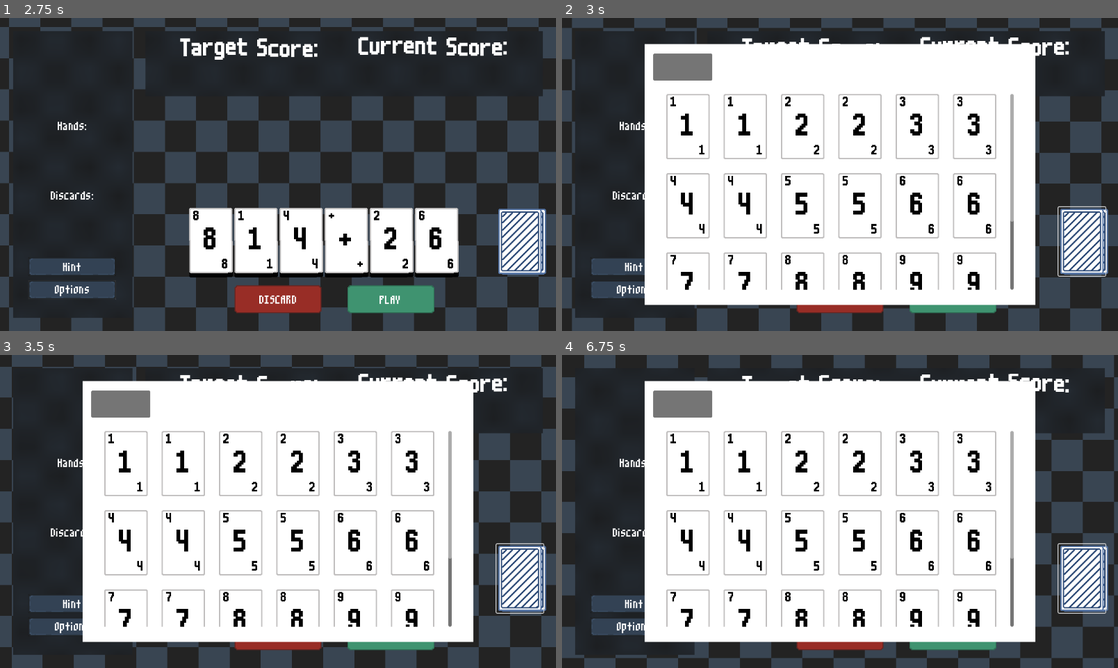
Above: before the commit, frames 1-4 (two rows, left to right).
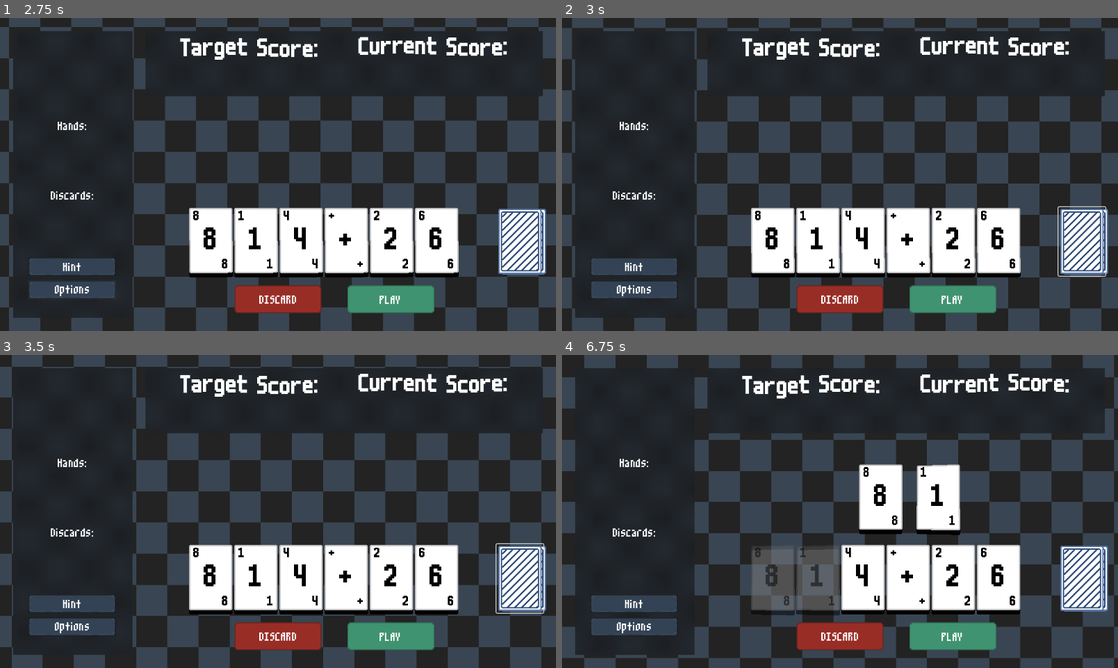
Above: after the commit, the same moments.

Repository: hd2802/stack-demon
Game: Godot game, scene res://_Scenes/Level/level.tscn
Same seed, same stepped clock (60 frames per second), same inputs: the game is played once before the commit and once after it. This scene is started directly instead of the project's main scene.
Inputs (mouse positions are in pixels of both pictures, inside the frame that each line leads up to):
- Up to frame 1 (2.75 s): click "DISCARD" at 0.5 s; click (72, 265) at 1.25 s; click (72, 290) at 2 s
- Up to frame 2 (3 s): click (1084, 240) at 2.75 s
- Up to frame 3 (3.5 s): no input
- Up to frame 4 (6.75 s): click "PLAY" at 3.5 s; click "PLAY" at 4.25 s; click (773, 577) at 5 s; click (773, 577) at 5.77 s; click (817, 577) at 6.52 s

Frame 1 is identical in both runs. In frame 2, 51% of the frame differs, in the area x 14-86%, y 8-92%; in frame 3, 51%; in frame 4, 51%, in the area x 14-98%, y 8-92%.

Commit message:
feat: add multiplier feature if expression is valid

Diff:
--- a/_Scripts/Calculator/calculator.gd
+++ b/_Scripts/Calculator/calculator.gd
@@ -1,81 +1,67 @@
 extends Node
 class_name Calculator
 
+var stack: Array[String]
+
+var _multiplier: int = 1
+var _is_complex: bool = false
+
 signal expression_validity(multiplier: int, is_complex: bool)
-
-var stack: Array[String]
 
 func _ready() -> void:
 	pass
 
 func _on_hand_played(cards_played: Array[Card]) -> int:
 	stack.clear()
-
 	for card in cards_played:
 		stack.push_back(card.card_data.text)
 
-	var sc = evaluate()
-	return sc
+	var is_valid = is_valid_expression()
+	var operator_count = count_operators()
+
+	# Multiplier logic
+	if !is_valid or len(stack) == 1:
+		_multiplier = 1
+	elif operator_count == 1:
+		_multiplier = 2
+	elif operator_count > 1:
+		_multiplier = 3
+	else:
+		_multiplier = 1
+
+	_is_complex = operator_count > 1
+
+
+	expression_validity.emit(_multiplier, _is_complex)
+
+	return evaluate()
 
 func evaluate() -> int:
-	var is_complex = is_complex_expression()
+	if !is_valid_expression() or len(stack) == 1:
+		var max_card_value = 0
+		for card in stack:
+			if int(card) > max_card_value:
+				max_card_value = int(card)
+		stack.clear()
+		return max_card_value
+	else:
+		# Evaluate valid expressions
+		while len(stack) >= 3:
+			var operation = stack.pop_back()
+			var operand1 = int(stack.pop_back())
+			var operand2 = int(stack.pop_back())
+			stack.push_back(str(calculate(operation, operand1, operand2)))
 
-	if !is_valid_expression():
-		expression_validity.emit(1, is_complex)
-		var max_value = 0
-		for card in stack:
-			var value = int(card)
-			if value > max_value:
-				max_value = value
-		stack.clear()
-		return max_value
-	else:
-		expression_validity.emit(2 if !is_complex else 3, is_complex)
+		# Return the final result
+		return int(stack[0])
 
-		if len(stack) >= 3:
-			while len(stack) >= 3:
-				var operation = stack.pop_back()
-				var operand1 = stack.pop_back()
-				var operand2 = stack.pop_back()
-				var result = calculate(operation, int(operand1), int(operand2))
-				stack.push_back(str(result))
-
-			return int(stack.pop_back())
-		else:
-			var max_value = 0
-			for card in stack:
-				var value = int(card)
-				if value > max_value:
-					max_value = value
-			stack.clear()
-			return max_value
-
-# Helper functions ------------------------------------------------------
-func is_operation(value: String) -> bool:
-	return value in ["+", "/", "X", "^", "-"]
-
-func is_valid_expression() -> bool:
-	var operand_count = 0
-
+# Helper function to count operators in the stack
+func count_operators() -> int:
+	var count = 0
 	for token in stack:
 		if is_operation(token):
-			if operand_count < 2:
-				return false
-			operand_count -= 1
-		else:
-			operand_count += 1
-
-	return operand_count == 1
-
-func is_complex_expression() -> bool:
-	# Count how many operations are in the stack
-	var operator_count = 0
-
-	for token in stack:
-		if is_operation(token):
-			operator_count += 1
-
-	return operator_count >= 2
+			count += 1
+	return count
 
 func calculate(operation: String, operand1: int, operand2: int) -> int:
 	match operation:
@@ -91,3 +77,17 @@
 			return int(pow(operand1, operand2))
 		_:
 			return 0
+
+func is_operation(value: String) -> bool:
+	return value in ["+", "-", "X", "/", "^"]
+
+func is_valid_expression() -> bool:
+	var operand_count = 0
+	for token in stack:
+		if !is_operation(token):
+			operand_count += 1
+		elif operand_count >= 2:
+			operand_count -= 1
+		else:
+			return false
+	return operand_count == 1
--- a/_Scripts/Level/GameLogic/play_area.gd
+++ b/_Scripts/Level/GameLogic/play_area.gd
@@ -1,33 +1,34 @@
 extends Control
 class_name PlayArea
 
-var hand : HBoxContainer
-var e_zone : HBoxContainer
+var hand: HBoxContainer
+var e_zone: HBoxContainer
 
-var card_positions : Dictionary = {}
-var ghost_cards : Dictionary = {}
+var card_positions: Dictionary = {}
+var ghost_cards: Dictionary = {}
 
-var current_hand : Array[Card]
-var selected_card : Card
+var current_hand: Array[Card]
+var selected_card: Card
 
-var selected_cards : Array[Card] = []
+var selected_cards: Array[Card] = []
 
-var calculator : Calculator
+var calculator: Calculator
 
 const HAND_SIZE = 6
 
 signal hand_discarded()
-signal scored(sc : int)
+signal scored(sc: int, multiplier: int, is_complex: bool)
 
-var cards_added : int = 0
+var cards_added: int = 0
 
 func _ready():
-
 	hand = self.get_node("Hand")
 	e_zone = self.get_node("EvaluationZone")
 	await draw_initial_cards()
 
+	# Initialize the calculator
 	calculator = Calculator.new()
+	calculator.expression_validity.connect(_on_expression_validity)  # Connect signal
 
 func draw_initial_cards():
 	for i in range(0, HAND_SIZE):
@@ -38,7 +39,7 @@
 
 func add_card():
 	var card_id = _DeckManager.draw_card()
-	var new_card : Card = load("res://_Scenes/Card/card.tscn").instantiate()
+	var new_card: Card = load("res://_Scenes/Card/card.tscn").instantiate()
 
 	new_card.createCard(card_id)
 	new_card.clicked.connect(_on_card_clicked)
@@ -62,9 +63,7 @@
 
 # -----------------------------------------------------------------------------
 
-
 func _on_card_clicked(card: Card):
-	# if the EXACT card is already in the list of selected cards
 	if selected_cards.has(card):
 		selected_cards.erase(card)
 	else:
@@ -74,7 +73,7 @@
 		else:
 			move_card_back_to_hand(card)
 
-func move_card_to_e_zone(card : Card) -> void:
+func move_card_to_e_zone(card: Card) -> void:
 	var original_index = hand.get_children().find(card)
 	card_positions[card] = original_index
 
@@ -126,48 +125,45 @@
 
 func _on_play_card_button_pressed() -> void:
 	if !selected_cards:
-		pass
-	else:
-		var score = calculator._on_hand_played(selected_cards)
+		return
 
-		scored.emit(score)
+	var score = calculator._on_hand_played(selected_cards)
 
-		# remove them physically from the hand
-		for card in selected_cards:
-			# remove the card sprite from the hand
-			e_zone.remove_child(card)
-			card.queue_free()
+	scored.emit(score, calculator._multiplier, calculator._is_complex)
 
-			var ghost_card = ghost_cards.get(card, null)
+	# Remove played cards
+	for card in selected_cards:
+		e_zone.remove_child(card)
+		card.queue_free()
 
-			if ghost_card:
-				hand.remove_child(ghost_card)
-				ghost_card.queue_free()
-				ghost_cards.erase(card)
+		var ghost_card = ghost_cards.get(card, null)
+		if ghost_card:
+			hand.remove_child(ghost_card)
+			ghost_card.queue_free()
+			ghost_cards.erase(card)
 
-			# remove the card data from the array
-			current_hand.erase(card)
+		current_hand.erase(card)
+		add_card()
 
-			add_card()
+	selected_cards = []
 
-		# remove the selected cards from the logic of the hand
-		selected_cards = []
+func _on_expression_validity(multiplier: int, is_complex: bool) -> void:
+	calculator._multiplier = multiplier
+	calculator._is_complex = is_complex
 
-# need to make it so multiple cards can be discarded at one time
 func _on_discard_button_pressed() -> void:
 	if len(selected_cards) != 0:
-
 		for card in selected_cards:
 			e_zone.remove_child(card)
 
 			var ghost_card = ghost_cards.get(card, null)
-			hand.remove_child(ghost_card)
+			if ghost_card:
+				hand.remove_child(ghost_card)
+				ghost_card.queue_free()
 
 			card.queue_free()
 			current_hand.erase(card)
 			add_card()
+
 		selected_cards = []
 		hand_discarded.emit()
-
-	else:
-		pass
--- a/_Scripts/Level/Level/level.gd
+++ b/_Scripts/Level/Level/level.gd
@@ -1,49 +1,45 @@
 extends Node
 class_name Level
 
-var level_data : LevelDataResource
+var level_data: LevelDataResource
 
-const MAX_HANDS : int = 4
-const MAX_DISCARDS : int = 3
+const MAX_HANDS: int = 4
+const MAX_DISCARDS: int = 3
 
-var current_hands : int = MAX_HANDS
-var current_discards : int = MAX_DISCARDS
+var current_hands: int = MAX_HANDS
+var current_discards: int = MAX_DISCARDS
 
-var title_node : RichTextLabel
-var tier_title_node : RichTextLabel
+var title_node: RichTextLabel
+var tier_title_node: RichTextLabel
 var hand_node
-var target_node : Target
-var move_node : Moves
+var target_node: Target
+var move_node: Moves
 var play_area
 
-var hands : Label
-var discards : Label
-var score : Label
+var hands: Label
+var discards: Label
+var score: Label
 
-var current_score : int = 0
-var target : int
+var current_score: int = 0
+var target: int
 
 var tier_complete = false
 
 var discard_button
-
 var deck_view
 
 signal level_complete()
 signal game_over()
 
 func load_level(data) -> void:
-	# Title initialisation
 	title_node = self.get_node("LevelTitleLabel")
 	title_node.text = "[wave amp=25 freq=1]Level " + str(data.level_number) + "[/wave]"
 
-	# Tier title initialisation
 	tier_title_node = self.get_node("LevelTierLabel")
 	tier_title_node.text = "[wave amp=25 freq=1]Tier " + str(data.tier) + "[/wave]"
 
 	play_area = self.get_node("PlayArea")
 
-	# Target initialisation
 	target_node = self.get_node("Target")
 	target_node.initialise_target(data.target_value)
 
@@ -59,53 +55,15 @@
 
 	discard_button = self.get_node("DiscardButton")
 
-func _on_play_area_scored(sc: int) -> void:
-	current_score += sc
+func _on_play_area_scored(sc: int, multiplier: int, is_complex: bool) -> void:
+	var final_score = sc * multiplier
+	current_score += final_score
 	score.text = str(current_score)
 
 	current_hands -= 1
 	hands.text = str(current_hands)
 
-	if current_hands == 0:
-		if current_score >= target:
-			await get_tree().create_timer(1.25).timeout
-			print("complete")
-			level_complete.emit()
-		else:
-			await get_tree().create_timer(1.25).timeout
-			print("game over")
-			game_over.emit()
-	elif current_hands > 0:
-		if current_score >= target:
-			await get_tree().create_timer(1.25).timeout
-			level_complete.emit()
-			print("complete")
-		else:
-			pass
-	else:
-		await get_tree().create_timer(1.25).timeout
+	if current_score >= target:
+		level_complete.emit()
+	elif current_hands == 0:
 		game_over.emit()
-		print("game over")
-
-func _on_play_area_hand_discarded() -> void:
-	current_discards -= 1
-	discards.text = str(current_discards)
-
-	if current_discards <= 0:
-		discard_button.disabled = true
-
-# -----------------------------------------------------------------------------------
-func _on_hint_button_pressed() -> void:
-	pass # Replace with function body.
-
-func _on_options_button_pressed() -> void:
-	pass # Replace with function body.
-
-func _on_deck_pressed() -> void:
-	deck_view = load("res://_Scenes/DeckView/deck_view.tscn").instantiate()
-	deck_view.back.connect(_back_to_level)
-	self.add_child(deck_view)
-
-func _back_to_level() -> void:
-	self.remove_child(deck_view)
-	deck_view.queue_free()
